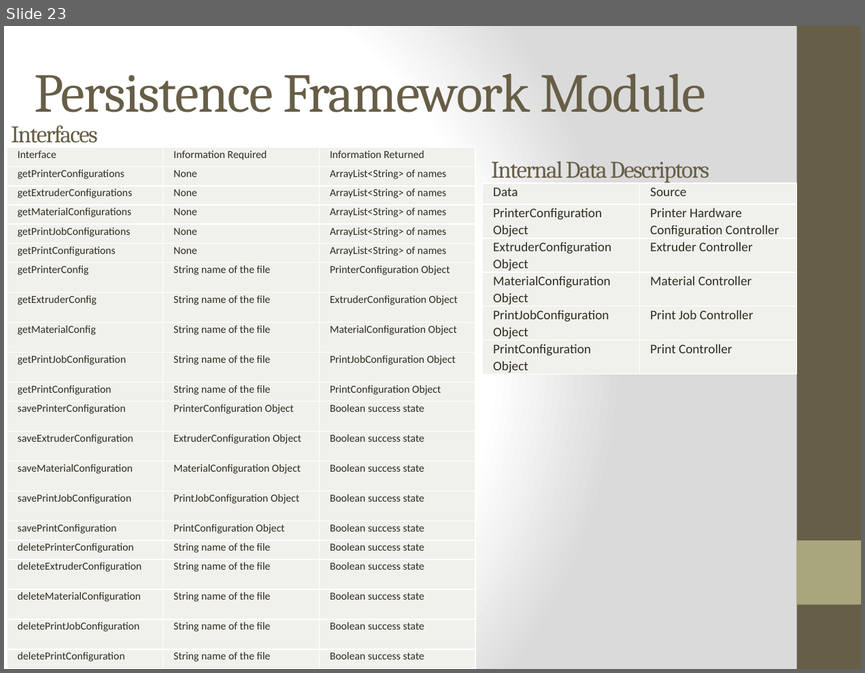
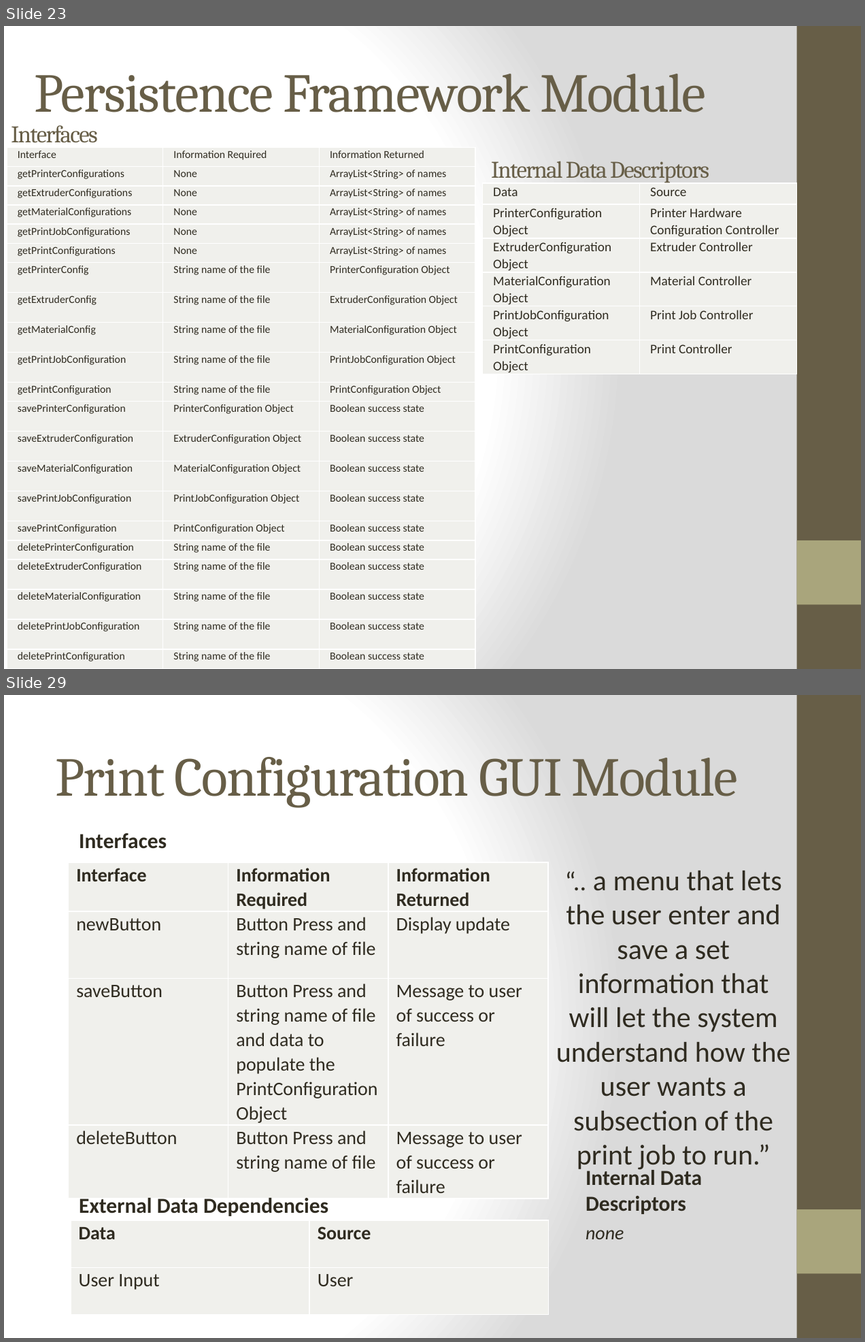
Before and after one commit to qpHalcy0n/SRDesign, a slide deck: DDS Presentation/Team Ink3d DDS.pptx. Shown one above the other, each under a label of ours: slide 23 before the commit, slides 23 and 29 after it; the slides between them are not shown. The pictures are 865x673 and 865x1342 pixels, drawn with LibreOffice and Linux fonts; fonts in the diff are those of the drawing. Boxes give left, top, right and bottom in pixels: in the first picture for what was removed or moved away, otherwise in the second. Text is boxed around its words. In the diff, an @@ line names an element or a change of style, - is before the commit and + after.

Commit message:
Slides finished

```diff
--- a/DDS Presentation/Team Ink3d DDS.pptx
+++ b/DDS Presentation/Team Ink3d DDS.pptx
@@ slide 29 added at <box>4,695,861,1338</box>, background gradient #FFFFFF to #DADADA; not listed: 2 template elements that a slide beside it also shows @@
@@ title added at <box>56,757,738,808</box>, 46 pt, text #675E47 @@
+Print Configuration GUI Module
@@ text added at <box>79,833,167,849</box>, 18 pt, text #2F2B20, bold @@
+Interfaces
@@ table added at <box>68,862,549,1198</box>, 4 rows, 3 columns @@
+Interface | Information Required | Information Returned
+newButton | Button Press and string name of file | Display update
+saveButton | Button Press and string name of file and data to populate the PrintConfiguration Object | Message to user of success or failure
+deleteButton | Button Press and string name of file | Message to user of success or failure
@@ text added at <box>556,870,790,1172</box>, 24 pt, text #2F2B20 @@
+“.. a menu that lets the user enter and save a set information that will let the system understand how the user wants a subsection of the print job to run.”
@@ text added at <box>585,1167,702,1214</box>, 18 pt, text #2F2B20, bold @@
+Internal Data Descriptors
@@ text added at <box>79,1197,328,1216</box>, 18 pt, text #2F2B20, bold @@
+External Data Dependencies
@@ table added at <box>71,1220,549,1314</box>, 2 rows, 2 columns @@
+Data | Source
+User Input | User
@@ text added at <box>585,1229,623,1239</box>, 16 pt, text #2F2B20, italic @@
+none
```
Also in this commit, not shown: 9 slides changed, 44 other slides added.
